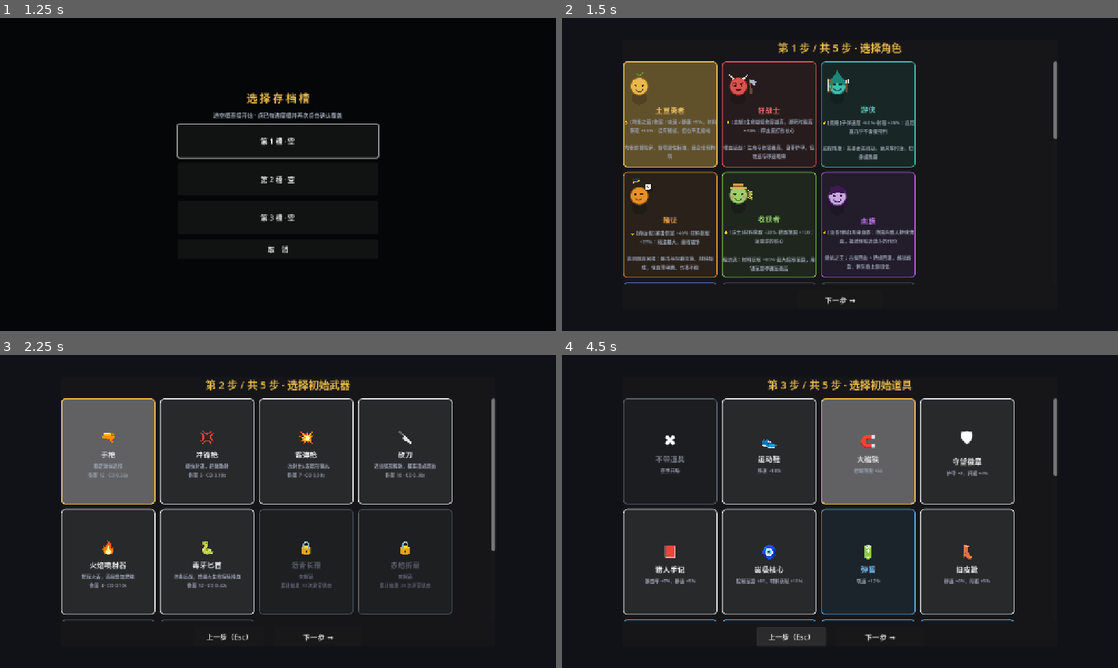
Above: before the commit, frames 1-4 (two rows, left to right).
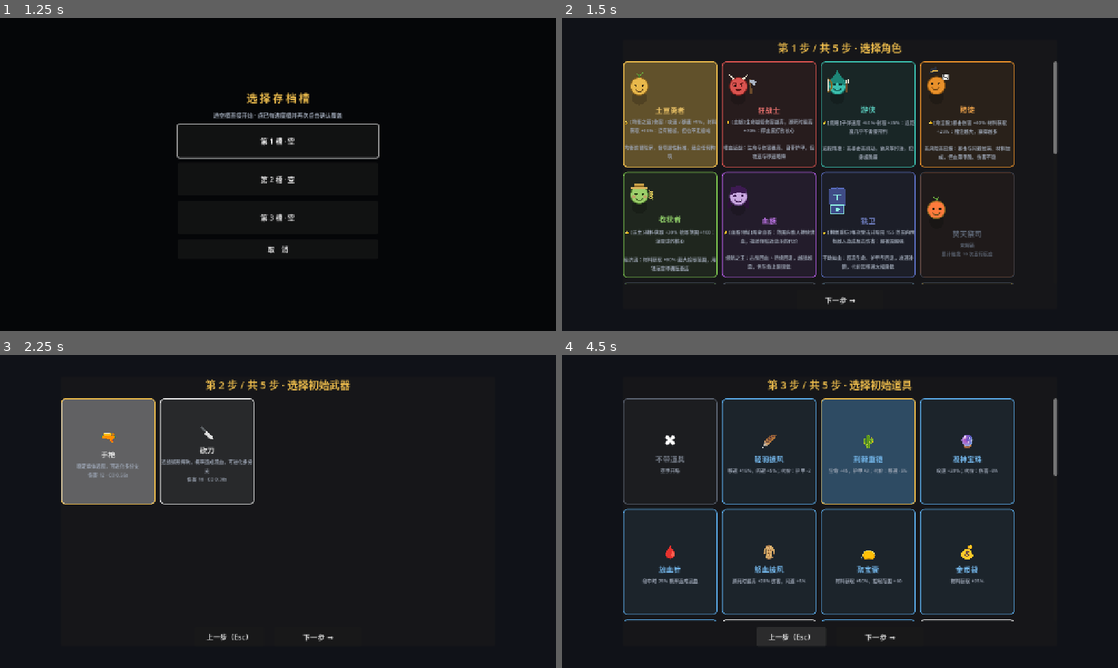
Above: after the commit, the same moments.

Repository: CONQUERORLL/TheGreatestProject
Game: Godot game, scene res://scenes/ui/main_menu.tscn
Same seed, same stepped clock (60 frames per second), same inputs: the game is played once before the commit and once after it.
Inputs (mouse positions are in pixels of both pictures, inside the frame that each line leads up to):
- Up to frame 1 (1.25 s): click "开 始 游 戏" at 0.5 s
- Up to frame 2 (1.5 s): click "第 1 槽 · 空" at 1.25 s
- Up to frame 3 (2.25 s): click (105, 452) at 2.02 s
- Up to frame 4 (4.5 s): click (767, 452) at 2.77 s; click (867, 452) at 3.52 s; click "上一步（Esc）" at 4.25 s

Frame 1 is identical in both runs. In frame 2, 5.4% of the frame differs, in the area x 11-89%, y 13-86%; in frame 3, 4.6%; in frame 4, 8.9%, in the area x 11-82%, y 13-86%.

Commit message:
武器进化树 + 角色选择界面去留白
1. 角色选择界面 3→4 列：12 角色 = 4×3 填满面板宽度，低分辨率下减少左右留白。

2. 武器家族归纳 + 多分支进化：
   - 手枪/砍刀加 evolve_branches 多分支（手枪→冲锋枪/散弹枪/双管神射，
     砍刀→太刀/毒牙匕首/沥青长鞭/斩魄刀），evolve_need 4→3 更快体验分支。
   - evolve_weapons 支持多分支：同名武器达标时优先进化到「尚未持有」的分支，
     逐步集齐同源武器分支；单 evolve_to 保持向后兼容。
   - 商店/图鉴进化提示适配多分支（显示下一个未持有的进化方向/列出全部分支）。

3. 开局武器精简为家族根：LOADOUT_WEAPONS 从 10 把精简为 [手枪, 砍刀]，
   开局向导武器步骤改 2 列，同源武器通过进化分支在局内逐步获得。

4. 同步更新进化冒烟测试断言（多分支 + 优先未持有）。

Diff:
--- a/game/scripts/characters/player.gd
+++ b/game/scripts/characters/player.gd
@@ -563,6 +563,8 @@
 
 ## 武器进化（波末由 main 调用）：同名武器达到 evolve_need 时自动合成进化形态。
 ## 4 把手枪 → 1 把双管神射（腾出槽位），返回进化公告文本列表（无进化返回空）
+## 多分支进化（evolve_branches）：同名武器达标时优先进化到「尚未持有」的分支，
+## 让玩家逐步集齐同源武器分支（手枪 → 冲锋枪 / 散弹枪 / 双管神射）
 func evolve_weapons() -> Array:
 	var results: Array = []
 	var counts := {}
@@ -574,11 +576,14 @@
 		if cfg.is_empty():
 			continue
 		var need := int(cfg.get("evolve_need", 0))
-		if need > 0 and int(counts[wtype]) >= need and Registry.weapons.has(cfg.evolve_to):
+		if need > 0 and int(counts[wtype]) >= need and not _evolve_branches(cfg).is_empty():
 			to_process.append(wtype)
 	for wtype in to_process:
 		var cfg: Dictionary = Registry.weapons[wtype]
 		var need := int(cfg.evolve_need)
+		var target := _pick_evolve_target(cfg)
+		if target == "":
+			continue
 		# 移除 need 把同名武器，追加 1 把进化形态
 		var removed := 0
 		var new_weapons: Array = []
@@ -588,10 +593,32 @@
 			else:
 				new_weapons.append(w)
 		weapons = new_weapons
-		weapons.append({ "type": cfg.evolve_to, "cd": 0.1 })
-		var ex_cfg: Dictionary = Registry.weapons[cfg.evolve_to]
+		weapons.append({ "type": target, "cd": 0.1 })
+		var ex_cfg: Dictionary = Registry.weapons[target]
 		results.append("%s ×%d → %s" % [cfg.name, need, ex_cfg.name])
 	return results
+
+## 进化分支列表：优先 evolve_branches（多分支），否则回退单 evolve_to
+func _evolve_branches(cfg: Dictionary) -> Array:
+	var br: Array = cfg.get("evolve_branches", [])
+	if not br.is_empty():
+		return br
+	if Registry.weapons.has(String(cfg.get("evolve_to", ""))):
+		return [String(cfg.evolve_to)]
+	return []
+
+## 选择进化目标：优先进化到「尚未持有」的分支（按 branches 数据顺序），全部持有则回退第一个
+func _pick_evolve_target(cfg: Dictionary) -> String:
+	var branches: Array = _evolve_branches(cfg)
+	if branches.is_empty():
+		return ""
+	var owned := {}
+	for w in weapons:
+		owned[w.type] = true
+	for b in branches:
+		if Registry.weapons.has(String(b)) and not owned.has(String(b)):
+			return String(b)
+	return String(branches[0])
 
 ## 进化预览：返回 [{type, name, have, need}]（商店/HUD 提示用）
 func evolve_progress() -> Array:
@@ -602,10 +629,26 @@
 	for wtype in counts:
 		var cfg: Dictionary = Registry.weapons.get(wtype, {})
 		var need := int(cfg.get("evolve_need", 0))
-		if need > 0 and int(counts[wtype]) < need and Registry.weapons.has(cfg.get("evolve_to", "")):
+		if need > 0 and int(counts[wtype]) < need and not _evolve_branches(cfg).is_empty():
 			progress.append({ "type": wtype, "name": cfg.name,
 				"have": int(counts[wtype]), "need": need })
 	return progress
+
+## 下一个进化目标名（多分支时优先「尚未持有」的方向），供商店/图鉴提示；无进化返回空串
+func next_evolve_name(wtype: String) -> String:
+	var cfg: Dictionary = Registry.weapons.get(wtype, {})
+	if cfg.is_empty():
+		return ""
+	var branches: Array = _evolve_branches(cfg)
+	if branches.is_empty():
+		return ""
+	var owned := {}
+	for w in weapons:
+		owned[w.type] = true
+	for b in branches:
+		if Registry.weapons.has(String(b)) and not owned.has(String(b)):
+			return String(Registry.weapons[String(b)].get("name", String(b)))
+	return String(Registry.weapons[String(branches[0])].get("name", String(branches[0])))
 
 func _draw() -> void:
 	# 角色+枪整体朝向 facing（射击时更新，移动时跟随输入方向）
--- a/game/scripts/core/config.gd
+++ b/game/scripts/core/config.gd
@@ -235,10 +235,10 @@
 ## 武器：dmg 基础伤害，cd 基础冷却秒；近战用 range / swing_arc
 ## evolve_need：持有同名武器达到该数量，波末自动合成为 evolve_to（吸血鬼幸存者式）
 const WEAPONS := {
-	"pistol": { "name": "手枪", "ico": "🔫", "attack_type": "projectile", "sfx": "shoot_pistol", "cd": 0.55, "dmg": 12.0, "bspeed": 540.0, "rarity": "common", "evolve_need": 4, "evolve_to": "pistol_ex", "desc": "稳定单体远程" },
+	"pistol": { "name": "手枪", "ico": "🔫", "attack_type": "projectile", "sfx": "shoot_pistol", "cd": 0.55, "dmg": 12.0, "bspeed": 540.0, "rarity": "common", "family": "gun", "evolve_need": 3, "evolve_branches": ["smg", "shotgun", "pistol_ex"], "desc": "稳定单体远程，可进化多分支" },
 	"smg": { "name": "冲锋枪", "ico": "💢", "attack_type": "projectile", "sfx": "shoot_smg", "cd": 0.16, "dmg": 5.0, "bspeed": 600.0, "spread": 0.13, "rarity": "rare", "evolve_need": 4, "evolve_to": "smg_ex", "desc": "极快射速，轻微散射" },
 	"shotgun": { "name": "霰弹枪", "ico": "💥", "attack_type": "projectile", "sfx": "shoot_shotgun", "cd": 0.90, "dmg": 7.0, "bspeed": 480.0, "pellets": 5, "arc": 0.7, "bullet_life": 0.55, "shake": 2.0, "rarity": "rare", "evolve_need": 3, "evolve_to": "shotgun_ex", "desc": "一次射出5发扇形弹丸" },
-	"knife": { "name": "砍刀", "ico": "🔪", "attack_type": "melee" …(105 unchanged characters)… tus_chance": 0.30, "rarity": "common", "evolve_need": 4, "evolve_to": "blade_ex", "desc": "近战弧形挥砍，概率造成流血" },
+	"knife": { "name": "砍刀", "ico": "🔪", "attack_type": "melee" …(105 unchanged characters)… tus_chance": 0.30, "rarity": "common", "family": "blade", "evolve_need": 3, "evolve_branches": ["blade", "venom_dagger", "tar_whip", "blade_ex"], "desc": "近战弧形挥砍，概率造成流血，可进化多分支" },
 	"rocket": { "name": "火箭筒", "ico": "🚀", "attack_type": "projectile", "sfx": "shoot_rocket", "cd": 1.30, "dmg": 34.0, "bspeed": 380.0, "splash": 88.0, "shake": 2.5, "status": "burn", "status_chance": 0.45, "rarity": "epic", "desc": "命中范围爆炸 AOE，概率点燃" },
 	"sniper": { "name": "狙击枪", "ico": "🎯", "attack_type": "projectile", "sfx": "shoot_pistol", "cd": 1.55, "dmg": 58.0, "bspeed": 920.0, "bullet_life": 1.4, "shake": 1.5, "status": "bleed", "status_chance": 0.35, "rarity": "epic", "desc": "一发入魂的超远距重击，概率造成流血" },
 	"blade": { "name": "太刀", "ico": "🗡", "attack_type": "melee", "sfx": "shoot_knife", "cd": 0.50, "dmg": 30.0, "range": 120.0, "swing_arc": 1.9, "status": "bleed", "status_chance": 0.45, "rarity": "epic", "desc": "刀身更长的大开大合宽弧重斩，高概率造成流血" },
@@ -276,16 +276,16 @@
 ## 开局内容池（Loadout）—— 开局向导（角色→武器→道具）的可选范围
 ##
 ## 平衡目标：开局不崩、选择多样、高低品阶拉开成长曲线。
-##   - 开局武器只开放「基础档」（数值相近、玩法各异：远程/近战/AOE/状态流），
-##     且向导里统一按 common 品阶色展示，杜绝「开局选磁轨炮碾压全场」。
-##     高品阶武器（epic/mythic/legendary）只能局内通过商店/升级/掉落/波末合成获得。
+##   - 开局武器只开放「家族根武器」：手枪（枪械根）、砍刀（近战根），
+##     向导里统一按 common 品阶色展示。同源武器（冲锋枪/散弹枪/太刀/毒牙匕首等）
+##     不再作为独立开局选项，而是通过手枪/砍刀的「进化分支」（evolve_branches）
+##     在局内波末合成获得，形成清晰的武器进化树，杜绝「开局选磁轨炮碾压全场」。
 ##   - 开局道具只开放「前期过渡档」（common/rare），且按当前角色+武器的构筑亲和排序，
 ##     相关道具优先展示；高品阶道具只能局内通过商店/掉落/事件逐步获得。
 ##   - 这两张白名单刻意从 Registry 反查（不在表里的 mod 内容默认不进开局池），
 ##     既保证内置平衡，也不阻断 mod 内容在局内的正常获取。
 ## ============================================================
-const LOADOUT_WEAPONS := ["pistol", "smg", "shotgun", "knife",
-	"flamethrower", "venom_dagger", "tar_whip", "ember_fan", "vine_lash", "blight_bow"]
+const LOADOUT_WEAPONS := ["pistol", "knife"]
 
 ## 敌人：W1 基础值；血量/伤害随波次缩放（见 wave_* 系列函数）
 const ENEMIES := {
--- a/game/scripts/ui/codex.gd
+++ b/game/scripts/ui/codex.gd
@@ -859,12 +859,18 @@
 			"命中 %d%% · %d 层" % [roundi(float(w.get("status_chance", 1.0)) * 100.0),
 				int(w.get("status_stacks", 1))]))
 	var need := int(w.get("evolve_need", 0))
-	if need > 0 and Registry.weapons.has(String(w.get("evolve_to", ""))):
-		var evo: Dictionary = Registry.weapons[String(w.get("evolve_to"))]
+	var branches: Array = w.get("evolve_branches", [])
+	if branches.is_empty() and Registry.weapons.has(String(w.get("evolve_to", ""))):
+		branches = [String(w.get("evolve_to", ""))]
+	if need > 0 and not branches.is_empty():
 		_detail.add_child(_section("进化"))
-		_detail.add_child(_row(String(evo.get("ico", "🔧")), String(evo.get("name", "")),
-			Config.rarity_color(String(evo.get("rarity", "common"))), String(evo.get("desc", "")),
-			"持有 %d 把自动进化" % need))
+		for b in branches:
+			if not Registry.weapons.has(String(b)):
+				continue
+			var evo: Dictionary = Registry.weapons[String(b)]
+			_detail.add_child(_row(String(evo.get("ico", "🔧")), String(evo.get("name", "")),
+				Config.rarity_color(String(evo.get("rarity", "common"))), String(evo.get("desc", "")),
+				"持有 %d 把进化分支" % need))
 
 # ---------------- 道具 / 升级详情 ----------------
 
--- a/game/scripts/ui/main_menu.gd
+++ b/game/scripts/ui/main_menu.gd
@@ -305,7 +305,7 @@
 	_next_btn.text = "开 始 游 戏" if _step == TOTAL_STEPS - 1 else "下一步 →"
 	match _step:
 		0:
-			_options.columns = 3
+			_options.columns = 4
 			for c: Dictionary in Registry.characters.values():
 				var locked := not Unlocks.is_unlocked("character", String(c.id))
 				_options.add_child(_make_card(_g_char, c.id,
@@ -313,9 +313,9 @@
 					c.id == _sel_char, Color(c.get("color", "#e8b84b")), c.id,
 					locked, Unlocks.unlock_hint("character", String(c.id))))
 		1:
-			_options.columns = 4
-			# 开局武器只开放基础档（LOADOUT_WEAPONS）：品阶统一、玩法各异，
-			# 高品阶武器（epic/mythic/legendary）局内通过商店/升级/掉落/合成逐步获得
+			_options.columns = 2
+			# 开局武器只开放家族根（LOADOUT_WEAPONS）：手枪/砍刀，品阶统一，
+			# 同源武器（冲锋枪/散弹枪/太刀等）局内通过进化分支逐步获得
 			for wid in Config.LOADOUT_WEAPONS:
 				if not Registry.weapons.has(wid):
 					continue
--- a/game/scripts/ui/shop_ui.gd
+++ b/game/scripts/ui/shop_ui.gd
@@ -579,15 +579,16 @@
 				owned += 1
 		if owned > 0:
 			name_l.text = "%s  x%d" % [g.name, owned]
-		# 进化提示：拥有同名武器时显示进度/预告
+		# 进化提示：拥有同名武器时显示进度/预告（多分支时显示下一个未持有的进化方向）
 		var wcfg: Dictionary = Registry.weapons.get(g.wtype, {})
 		var need := int(wcfg.get("evolve_need", 0))
 		if need > 0 and owned > 0:
-			var ex_name: String = Registry.weapons[wcfg.evolve_to].name
-			if owned >= need:
-				g.desc = "★ 波末自动进化 → %s" % ex_name
-			else:
-				g.desc = "进化 %d/%d → %s（再买 %d 把）" % [owned, need, ex_name, need - owned]
+			var ex_name: String = player.next_evolve_name(String(g.wtype))
+			if ex_name != "":
+				if owned >= need:
+					g.desc = "★ 波末自动进化 → %s" % ex_name
+				else:
+					g.desc = "进化 %d/%d → %s（再买 %d 把）" % [owned, need, ex_name, need - owned]
 	var desc := Label.new()
 	# 契合标记：让「这件东西跟你的角色 / 武器是一路的」一眼可见
 	if int(g.get("synergy", 0)) > 0:
--- a/game/tests/smoke_test.gd
+++ b/game/tests/smoke_test.gd
@@ -976,7 +976,7 @@
 	if SaveRun.save(Config.WAVES_TOTAL + 1, p2) or SaveRun.slot_path(0) != "":
 		_fail("非法波次/槽位未被拒绝")
 		return
-	# ---- 武器进化：4 把手枪波末合成双管神射 ----
+	# ---- 武器进化：多分支（手枪 → 冲锋枪/散弹枪/双管神射，优先未持有分支）----
 	var p4: Node2D = _main.get_node("Player")
 	var saved_weapons4: Array = p4.weapons.duplicate(true)
 	p4.weapons = []
@@ -985,23 +985,33 @@
 	p4.weapons.append({ "type": "rocket", "cd": 0.1 })   # 混入其他武器验证只合成同名
 	var evolved: Array = p4.evolve_weapons()
 	print("SMOKE: evolve results=%s weapons=%d" % [str(evolved), p4.weapons.size()])
-	if evolved.size() != 1 or not String(evolved[0]).contains("双管神射"):
+	# 4 把手枪（need=3）→ 优先未持有分支 = 冲锋枪
+	if evolved.size() != 1 or not String(evolved[0]).contains("冲锋枪"):
 		_fail("武器进化结果错误（%s）" % str(evolved))
 		return
 	var pistol_cnt := 0
-	var ex_cnt := 0
+	var smg_cnt := 0
 	for w in p4.weapons:
 		if w.type == "pistol":
 			pistol_cnt += 1
-		if w.type == "pistol_ex":
-			ex_cnt += 1
-	if pistol_cnt != 0 or ex_cnt != 1 or p4.weapons.size() != 2:
-		_fail("进化后武器列表错误（pistol=%d ex=%d total=%d）" % [pistol_cnt, ex_cnt, p4.weapons.size()])
-		return
-	# 进化预览：2 把手枪显示 2/4
+		if w.type == "smg":
+			smg_cnt += 1
+	if pistol_cnt != 1 or smg_cnt != 1 or p4.weapons.size() != 3:
+		_fail("进化后武器列表错误（pistol=%d smg=%d total=%d）" % [pistol_cnt, smg_cnt, p4.weapons.size()])
+		return
+	# 多分支选择：3 把手枪 + 已持有冲锋枪 → 跳到下一个未持有分支 = 霰弹枪
+	p4.weapons = []
+	for _i3 in 3:
+		p4.weapons.append({ "type": "pistol", "cd": 0.1 })
+	p4.weapons.append({ "type": "smg", "cd": 0.1 })   # 已持有冲锋枪
+	var evolved2: Array = p4.evolve_weapons()
+	if evolved2.size() != 1 or not String(evolved2[0]).contains("霰弹枪"):
+		_fail("多分支进化未跳到未持有分支（%s）" % str(evolved2))
+		return
+	# 进化预览：2 把手枪显示 2/3
 	p4.weapons = [{ "type": "pistol", "cd": 0.1 }, { "type": "pistol", "cd": 0.1 }]
 	var prog: Array = p4.evolve_progress()
-	if prog.size() != 1 or int(prog[0].have) != 2 or int(prog[0].need) != 4:
+	if prog.size() != 1 or int(prog[0].have) != 2 or int(prog[0].need) != 3:
 		_fail("进化进度预览错误（%s）" % str(prog))
 		return
 	p4.weapons = saved_weapons4   # 还原
